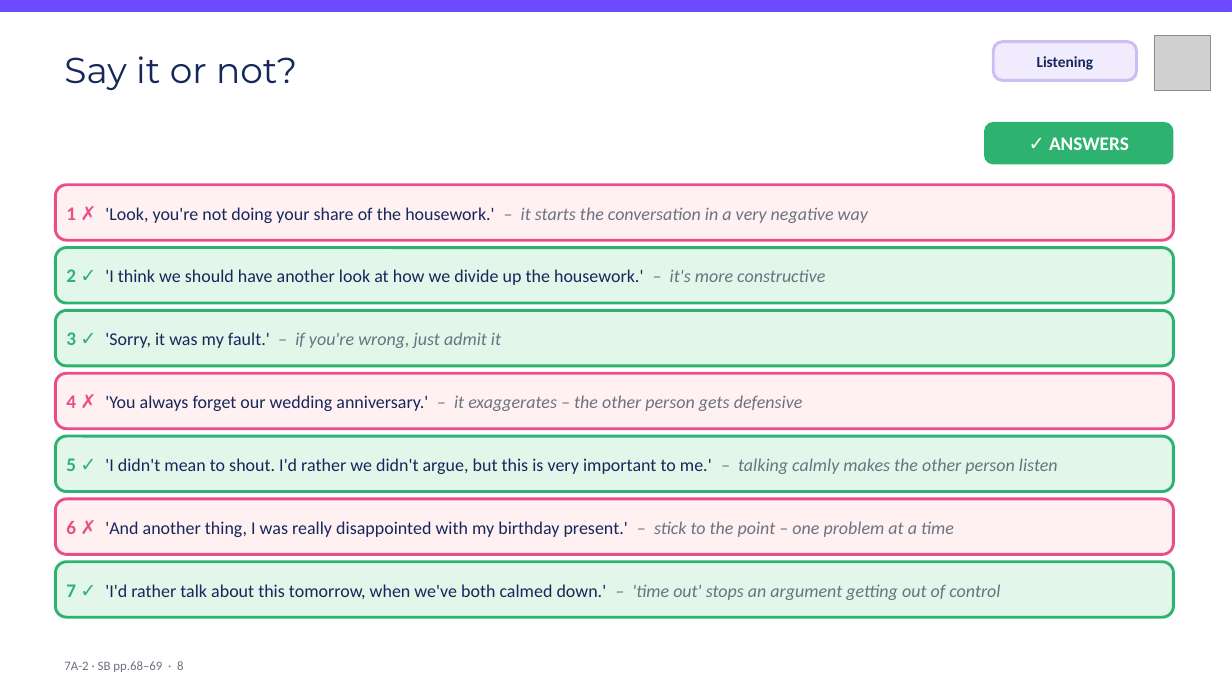
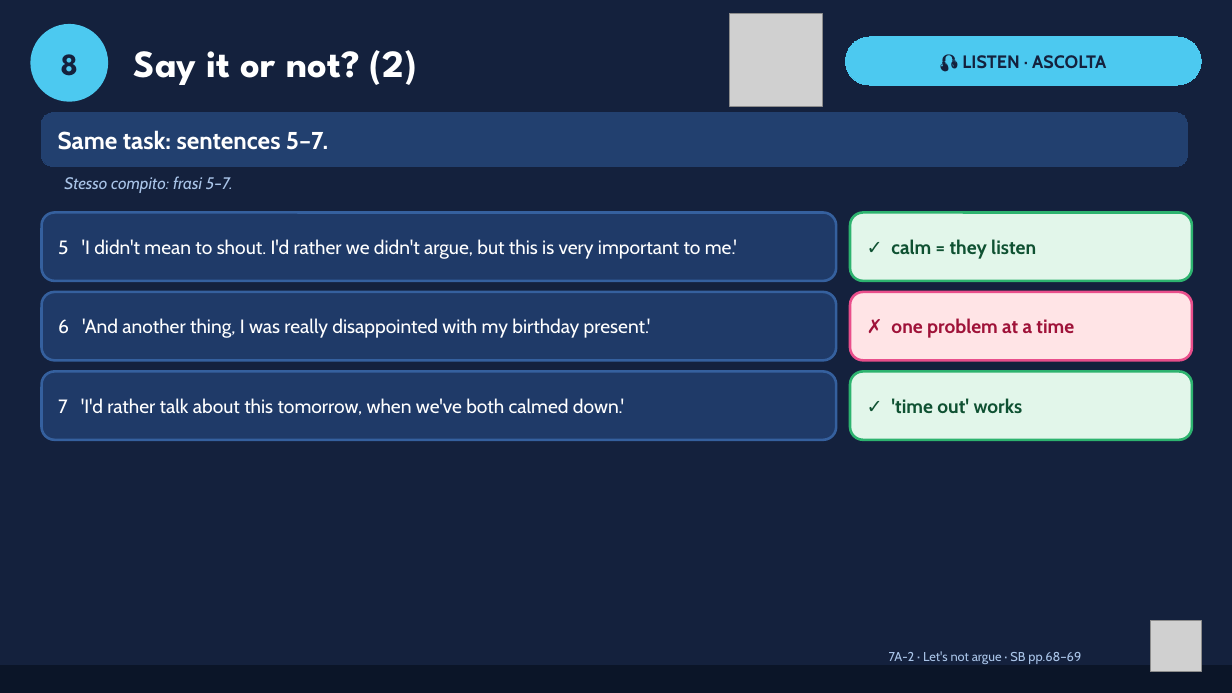
Before and after one commit to londonlanguageschool/Bagheria-, a slide deck: slide 8 of materials/B2/B2_7A-2_Lets_not_argue_2.pptx. Drawn at 1232x693 pixels with LibreOffice and Linux fonts; fonts in the diff are those of the drawing; grey boxes stand for pictures. Boxes give left, top, right and bottom in pixels: in the first picture for what was removed or moved away, otherwise in the second. Text is boxed around its words. In the diff, an @@ line names an element or a change of style, - is before the commit and + after.

```diff
--- a/materials/B2/B2_7A-2_Lets_not_argue_2.pptx
+++ b/materials/B2/B2_7A-2_Lets_not_argue_2.pptx
@@ background #FFFFFF to #14213D @@
@@ ellipse added at bbox=[32, 26, 106, 100], fill #4CC9F0, outline #4CC9F0 3 pt, 24 pt, text #14213D, bold @@
+8
@@ picture added at bbox=[730, 14, 823, 106] @@
@@ text at bbox=[134, 50, 417, 85]: text changed; size 28 to 30 pt; font Montserrat to League Spartan; text colour #16275C to #FFFFFF; bold on @@
-Say it or not?
+Say it or not? (2)
@@ rounded rectangle added at bbox=[846, 37, 1202, 85], fill #4CC9F0, outline #4CC9F0 0.75 pt, 14 pt, text #14213D, bold @@
+🎧 LISTEN · ASCOLTA
@@ rounded rectangle removed at bbox=[994, 42, 1137, 80] @@
-Listening
@@ rounded rectangle added at bbox=[42, 113, 1188, 166], fill #22406F, outline #22406F 0.75 pt, 19 pt, text #FFFFFF, bold @@
+Same task: sentences 5–7.
@@ rounded rectangle removed at bbox=[984, 122, 1174, 165] @@
-✓ ANSWERS
@@ text added at bbox=[64, 176, 233, 193], 13 pt, text #A9C4E8, italic @@
+Stesso compito: frasi 5–7.
@@ rounded rectangle removed at bbox=[55, 185, 1174, 240] @@
-1 ✗ 'Look, you're not doing your share of the housework.' – it starts the conversation in a very negative way
@@ rounded rectangle "5 'I didn't mean to ...": place and size @@
-rounded rectangle "5 'I didn't mean to ..." at bbox=[55, 436, 1174, 492]
+rounded rectangle "5 'I didn't mean to ..." at bbox=[42, 213, 836, 281]
@@ rounded rectangle "5 'I didn't mean to ..." at bbox=[42, 213, 836, 281]: fill #E2F6EA to #1F3A68; outline #2DB36F 2.25 pt to #35609E 2 pt; proportions changed @@
@@ text in rounded rectangle at bbox=[58, 239, 737, 259]: text changed; size 14 to 15 pt; font Calibri to Cabin; text colour #16275C to #FFFFFF @@
-5 ✓ 'I didn't mean to shout. I'd rather we didn't argue, but this is very important to me.' – talking calmly makes the other person listen
+5 'I didn't mean to shout. I'd rather we didn't argue, but this is very important to me.'
@@ rounded rectangle added at bbox=[850, 213, 1192, 281], fill #E2F6EA, outline #2DB36F 2 pt, 15 pt, text #0F5132, bold @@
+✓ calm = they listen
@@ rounded rectangle removed at bbox=[55, 248, 1174, 303] @@
-2 ✓ 'I think we should have another look at how we divide up the housework.' – it's more constructive
@@ rounded rectangle "6 'And another thing, I ...": place and size @@
-rounded rectangle "6 'And another thing, I ..." at bbox=[55, 499, 1174, 555]
+rounded rectangle "6 'And another thing, I ..." at bbox=[42, 292, 836, 360]
@@ rounded rectangle "6 'And another thing, I ..." at bbox=[42, 292, 836, 360]: fill #FFF1F2 to #1F3A68; outline #E94E8B 2.25 pt to #35609E 2 pt; proportions changed @@
@@ rounded rectangle added at bbox=[850, 292, 1192, 360], fill #FFE4E6, outline #E94E8B 2 pt, 15 pt, text #9F1239, bold @@
+✗ one problem at a time
@@ rounded rectangle removed at bbox=[55, 311, 1174, 366] @@
-3 ✓ 'Sorry, it was my fault.' – if you're wrong, just admit it
@@ text in rounded rectangle at bbox=[58, 318, 651, 338]: text changed; size 14 to 15 pt; font Calibri to Cabin; text colour #16275C to #FFFFFF @@
-6 ✗ 'And another thing, I was really disappointed with my birthday present.' – stick to the point – one problem at a time
+6 'And another thing, I was really disappointed with my birthday present.'
@@ rounded rectangle "7 'I'd rather talk about ..." at bbox=[42, 372, 836, 440]: fill #E2F6EA to #1F3A68; outline #2DB36F 2.25 pt to #35609E 2 pt; proportions changed @@
@@ rounded rectangle "7 'I'd rather talk about ...": place and size @@
-rounded rectangle "7 'I'd rather talk about ..." at bbox=[55, 562, 1174, 617]
+rounded rectangle "7 'I'd rather talk about ..." at bbox=[42, 372, 836, 440]
@@ rounded rectangle removed at bbox=[55, 373, 1174, 429] @@
-4 ✗ 'You always forget our wedding anniversary.' – it exaggerates – the other person gets defensive
@@ rounded rectangle added at bbox=[850, 372, 1192, 440], fill #E2F6EA, outline #2DB36F 2 pt, 15 pt, text #0F5132, bold @@
+✓ 'time out' works
@@ text in rounded rectangle at bbox=[58, 398, 624, 415]: text changed; size 14 to 15 pt; font Calibri to Cabin; text colour #16275C to #FFFFFF @@
-7 ✓ 'I'd rather talk about this tomorrow, when we've both calmed down.' – 'time out' stops an argument getting out of control
+7 'I'd rather talk about this tomorrow, when we've both calmed down.'
@@ picture: place and size @@
-picture at bbox=[1155, 35, 1211, 91]
+picture at bbox=[1151, 621, 1202, 672]
@@ text at bbox=[889, 651, 1081, 664]: text changed; font Calibri to Cabin; text colour #6B7280 to #A9C4E8 @@
-7A-2 · SB pp.68–69 · 8
+7A-2 · Let's not argue · SB pp.68–69
@@ rectangle: place and size @@
-rectangle at bbox=[0, 0, 1232, 11]
+rectangle at bbox=[0, 665, 1232, 693]
@@ rectangle at bbox=[0, 665, 1232, 693]: fill #6D4AFF to #0B1528; outline #6D4AFF 1 pt to #0B1528 1 pt @@
```
Also in this commit, not shown: 10 other slides changed, 9 slides added, 12 slides removed, 27 other files.
